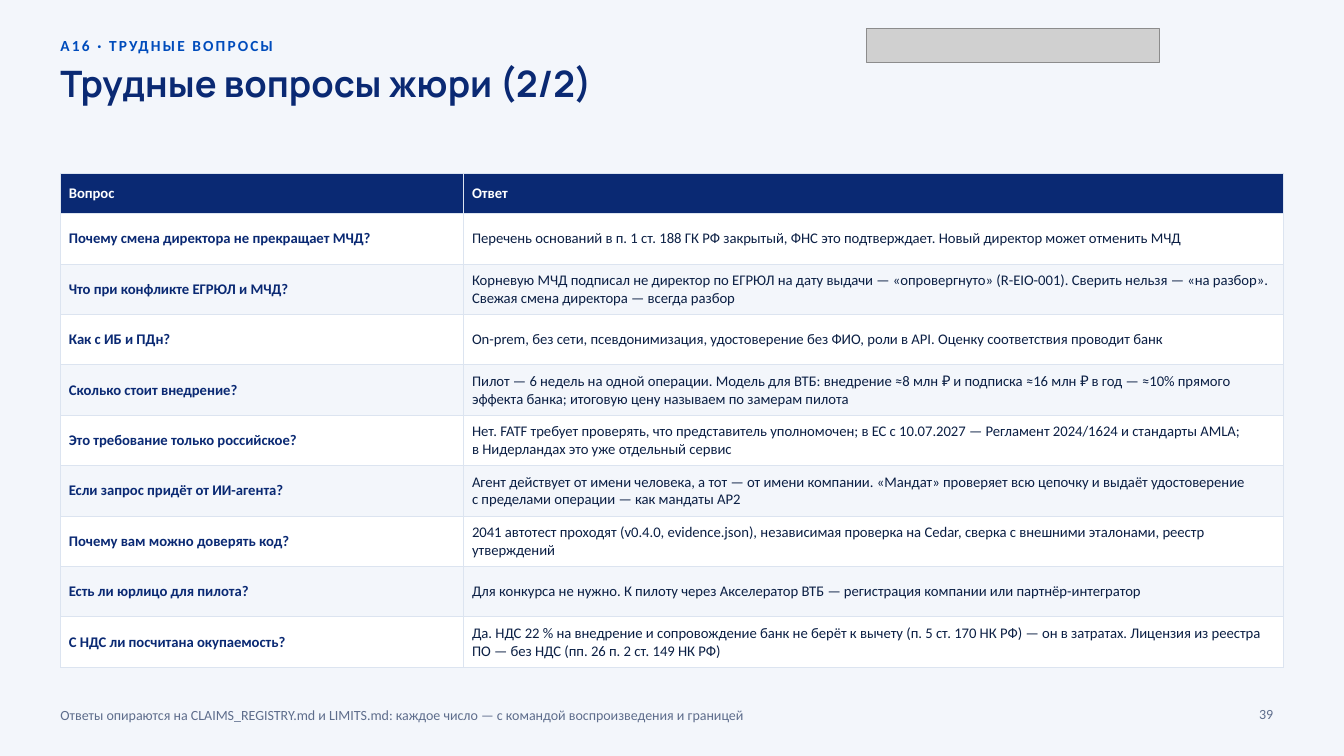
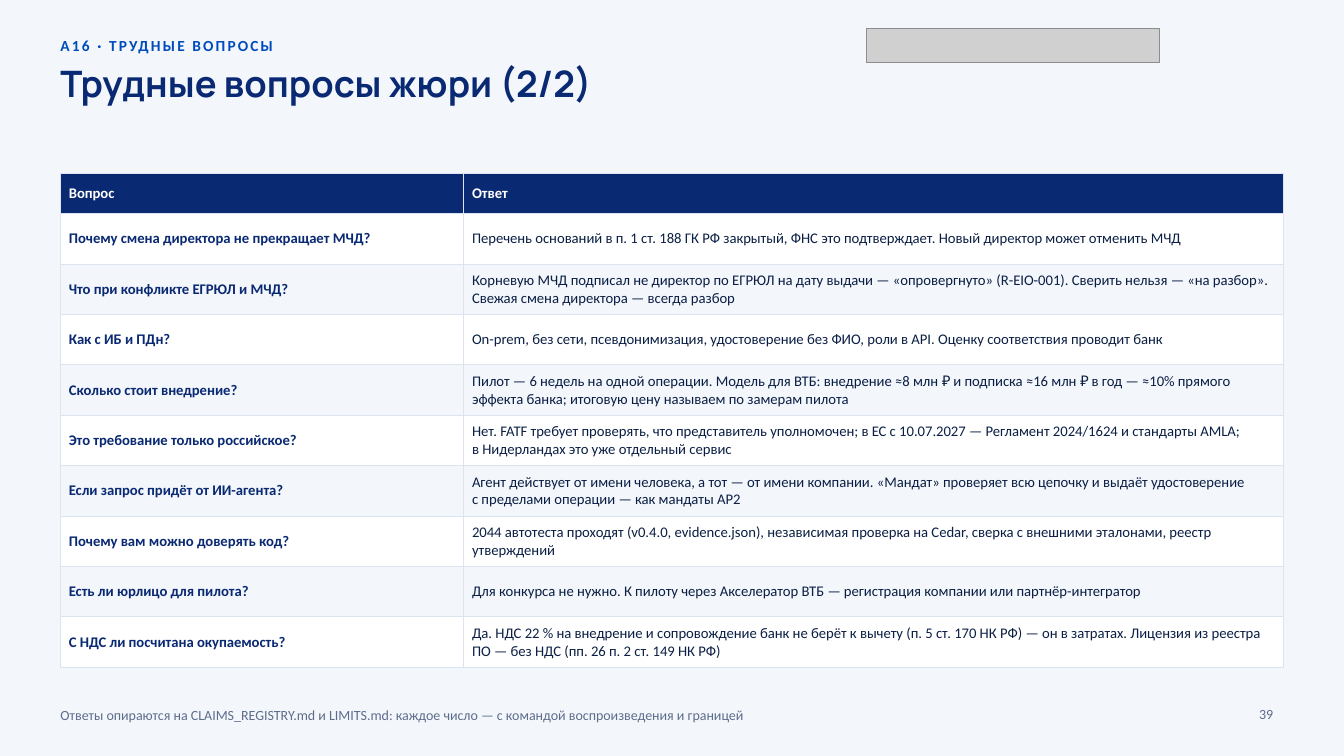
Before and after one commit to KonkovDV/Mandat, a slide deck: slide 39 of submission/slides/Mandat_VTB.pptx. Drawn at 1344x756 pixels with LibreOffice and Linux fonts; fonts in the diff are those of the drawing; grey boxes stand for pictures; background and template pictures are left out. Boxes give left, top, right and bottom in pixels: in the first picture for what was removed or moved away, otherwise in the second. Text is boxed around its words. In the diff, an @@ line names an element or a change of style, - is before the commit and + after.

Commit message:
docs: sprint 2 evidence by criteria, bank interviews, team roles; deck rebuilt
docs/SPRINT2.md answers each of the six sprint 2 criteria and the nine
track conditions with what was done, the proof and the limit; it adds a
capacity estimate from the load stand and the team role matrix for the
composition the organizers name.

Five interviews with bank representatives under NDA are summarised without
bank names in docs/discovery/INTERVIEWS.md (claim M-57); the sprint form,
the criteria table, the site and the deck say so. The deck is rebuilt on
the current evidence.json, 2044 tests on every slide.

```diff
--- a/submission/slides/Mandat_VTB.pptx
+++ b/submission/slides/Mandat_VTB.pptx
@@ table at [60, 173, 1284, 663] @@
-row 8, column 2: 2041 автотест проходят (v0.4.0, evidence.json), независимая проверка на Cedar, сверка с внешними эталонами, реестр утверждений
+row 8, column 2: 2044 автотеста проходят (v0.4.0, evidence.json), независимая проверка на Cedar, сверка с внешними эталонами, реестр утверждений
```
Also in this commit, not shown: 8 other slides changed, 30 other files.
